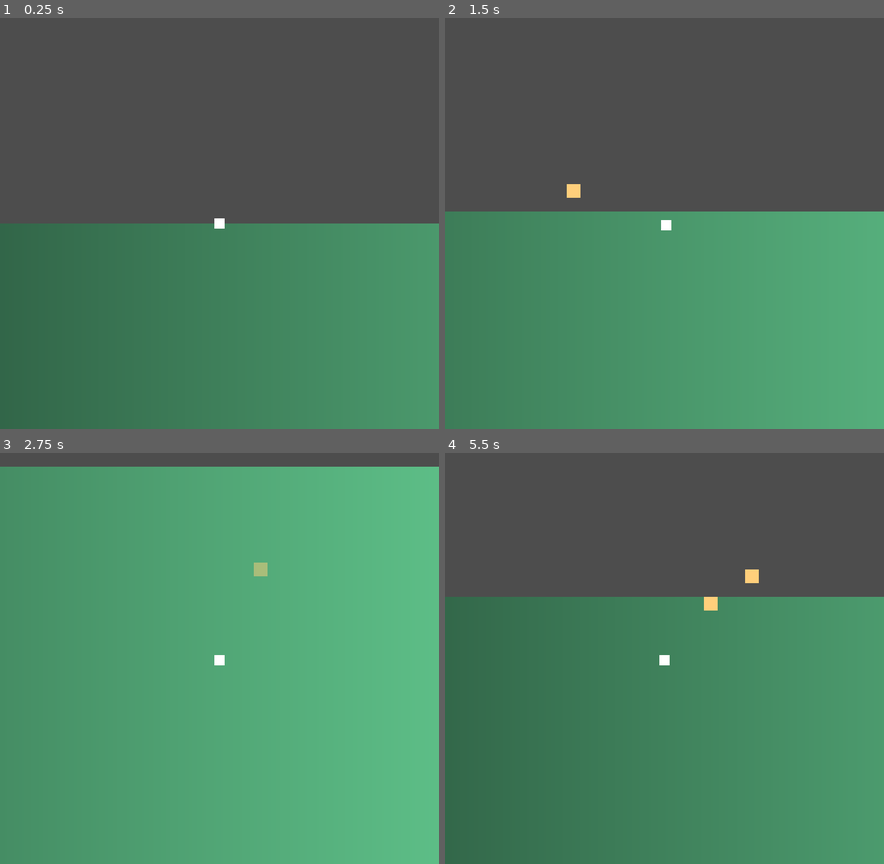
Above: before the commit, frames 1-4 (two rows, left to right).
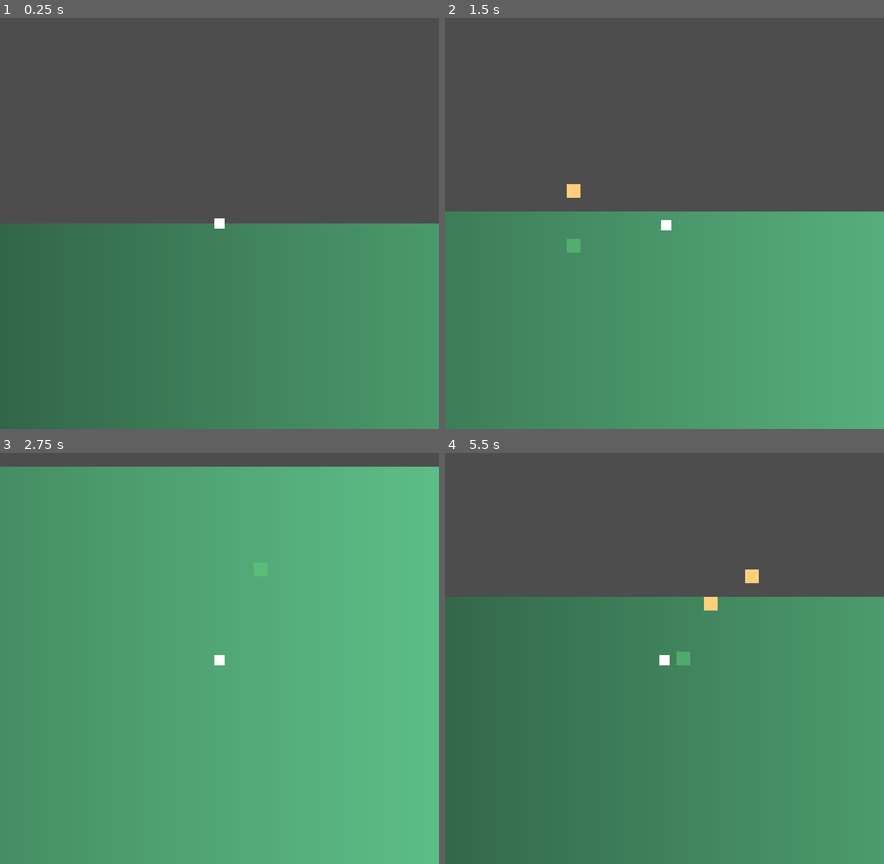
Above: after the commit, the same moments.

Repository: TylerPelaez/pixel-game-jam
Game: Godot game, scene res://Scenes/TestScene.tscn
Same seed, same stepped clock (60 frames per second), same inputs: the game is played once before the commit and once after it.
Inputs (mouse positions are in pixels of both pictures, inside the frame that each line leads up to):
- Up to frame 1 (0.25 s): no input
- Up to frame 2 (1.5 s): tap Enter at 0.5 s; move the mouse to (761, 202) at 0.52 s; hold Right (ui_right) 0.53-1.28 s; hold 1 (Place Trap 1) 0.53-1.28 s; click (761, 202) at 0.67 s; tap 2 (Place Trap 2, bound only after the commit) at 0.8, 1.35 s; move the mouse to (576, 244) at 1.27 s; hold Down (ui_down) from 1.28 s (still down)
- Up to frame 3 (2.75 s): tap 1 (Place Trap 1) at 1.55 s; move the mouse to (263, 568) at 2.02 s; release Down (ui_down) at 2.03 s; hold Right (ui_right) from 2.03 s (still down); hold 1 (Place Trap 1) from 2.03 s (still down); tap 2 (Place Trap 2, bound only after the commit) at 2.3 s
- Up to frame 4 (5.5 s): move the mouse to (642, 740) at 2.77 s; release Right (ui_right) at 2.78 s; release 1 (Place Trap 1) at 2.78 s; hold Up (ui_up) 2.78-3.53 s; tap 2 (Place Trap 2, bound only after the commit) at 2.85, 3.8, 4.35, 5.3 s; click (642, 740) at 2.92 s; tap 1 (Place Trap 1) at 3.05, 4.55 s; move the mouse to (796, 720) at 3.52 s; hold 1 (Place Trap 1) 3.53-4.28 s; hold Left (ui_left) 3.53-5.03 s; move the mouse to (532, 596) at 4.27 s; move the mouse to (686, 658) at 5.02 s; hold Down (ui_down) from 5.03 s (still down); hold 1 (Place Trap 1) from 5.03 s (still down); click (686, 658) at 5.17 s

The runs differ from the first frame. In frame 2, 0.1% of the frame differs, in the area x 27-31%, y 53-58%; in frame 3, 0.1%; in frame 4, 0.1%.

Commit message:
Add Melee Trap

Diff:
--- /dev/null
+++ b/Player/Traps/MeleeTrap.gd
@@ -0,0 +1,17 @@
+extends Trap
+
+@onready var shape_cast: ShapeCast2D = $ShapeCast2D
+@onready var animation_player: AnimationPlayer = $AnimationPlayer
+
+# Implement in children
+func attack() -> void:
+	super.attack()
+	animation_player.play(&"Attack")
+
+func should_attack() -> bool:
+	if super.should_attack():
+		# Do collision check in radius around
+		shape_cast.force_shapecast_update()
+		return shape_cast.is_colliding()
+	else:
+		return false
--- /dev/null
+++ b/Player/Traps/MeleeTrap.tscn
@@ -0,0 +1,117 @@
+[gd_scene load_steps=11 format=3 uid="uid://cngny766lomx0"]
+
+[ext_resource type="PackedScene" uid="uid://bwr11fohp87hh" path="res://Player/Traps/Trap.tscn" id="1_3u2ys"]
+[ext_resource type="Script" path="res://Player/Traps/MeleeTrap.gd" id="2_252ls"]
+[ext_resource type="Texture2D" uid="uid://dea0p2bq04f6l" path="res://Textures/Test/MeleeTrapActive.png" id="3_0qbp5"]
+[ext_resource type="Texture2D" uid="uid://cr0df0oy1wyrc" path="res://Textures/Test/White8.png" id="4_4opem"]
+[ext_resource type="PackedScene" uid="uid://cvk3t6e3yov1" path="res://Overlap/Hitbox.tscn" id="5_2hdbk"]
+
+[sub_resource type="CircleShape2D" id="CircleShape2D_1m3yo"]
+radius = 12.0
+
+[sub_resource type="Animation" id="Animation_07ym6"]
+resource_name = "Attack"
+length = 0.5
+tracks/0/type = "value"
+tracks/0/imported = false
+tracks/0/enabled = true
+tracks/0/path = NodePath("Sprite2D:texture")
+tracks/0/interp = 1
+tracks/0/loop_wrap = true
+tracks/0/keys = {
+"times": PackedFloat32Array(0, 0.1, 0.2, 0.3, 0.4, 0.5),
+"transitions": PackedFloat32Array(1, 1, 1, 1, 1, 1),
+"update": 1,
+"values": [ExtResource("3_0qbp5"), ExtResource("4_4opem"), ExtResource("3_0qbp5"), ExtResource("4_4opem"), ExtResource("3_0qbp5"), ExtResource("4_4opem")]
+}
+tracks/1/type = "value"
+tracks/1/imported = false
+tracks/1/enabled = true
+tracks/1/path = NodePath("Hitbox/CollisionShape2D:disabled")
+tracks/1/interp = 1
+tracks/1/loop_wrap = true
+tracks/1/keys = {
+"times": PackedFloat32Array(0, 0.5),
+"transitions": PackedFloat32Array(1, 1),
+"update": 1,
+"values": [false, true]
+}
+tracks/2/type = "method"
+tracks/2/imported = false
+tracks/2/enabled = true
+tracks/2/path = NodePath(".")
+tracks/2/interp = 1
+tracks/2/loop_wrap = true
+tracks/2/keys = {
+"times": PackedFloat32Array(0.5),
+"transitions": PackedFloat32Array(1),
+"values": [{
+"args": [],
+"method": &"on_attack_finished"
+}]
+}
+
+[sub_resource type="Animation" id="Animation_hemi8"]
+length = 0.001
+tracks/0/type = "value"
+tracks/0/imported = false
+tracks/0/enabled = true
+tracks/0/path = NodePath("Sprite2D:texture")
+tracks/0/interp = 1
+tracks/0/loop_wrap = true
+tracks/0/keys = {
+"times": PackedFloat32Array(0),
+"transitions": PackedFloat32Array(1),
+"update": 1,
+"values": [ExtResource("4_4opem")]
+}
+tracks/1/type = "value"
+tracks/1/imported = false
+tracks/1/enabled = true
+tracks/1/path = NodePath("Hitbox/CollisionShape2D:disabled")
+tracks/1/interp = 1
+tracks/1/loop_wrap = true
+tracks/1/keys = {
+"times": PackedFloat32Array(0),
+"transitions": PackedFloat32Array(1),
+"update": 1,
+"values": [true]
+}
+
+[sub_resource type="AnimationLibrary" id="AnimationLibrary_74255"]
+_data = {
+"Attack": SubResource("Animation_07ym6"),
+"RESET": SubResource("Animation_hemi8")
+}
+
+[sub_resource type="CircleShape2D" id="CircleShape2D_44vhq"]
+radius = 12.0
+
+[node name="MeleeTrap" instance=ExtResource("1_3u2ys")]
+script = ExtResource("2_252ls")
+
+[node name="Sprite2D" parent="." index="0"]
+modulate = Color(0.388235, 0.811765, 0.482353, 1)
+
+[node name="ShapeCast2D" type="ShapeCast2D" parent="." index="3"]
+shape = SubResource("CircleShape2D_1m3yo")
+target_position = Vector2(0, 0)
+collision_mask = 16
+collide_with_areas = true
+collide_with_bodies = false
+
+[node name="AnimationPlayer" type="AnimationPlayer" parent="." index="4"]
+libraries = {
+"": SubResource("AnimationLibrary_74255")
+}
+
+[node name="Hitbox" parent="." index="5" instance=ExtResource("5_2hdbk")]
+collision_layer = 128
+collision_mask = 16
+damage = 2
+
+[node name="CollisionShape2D" parent="Hitbox" index="0"]
+shape = SubResource("CircleShape2D_44vhq")
+disabled = true
+
+[editable path="Hitbox"]
--- /dev/null
+++ b/Player/Traps/MeleeTrapStandin.tscn
@@ -0,0 +1,10 @@
+[gd_scene load_steps=3 format=3 uid="uid://gvo1yvogxxak"]
+
+[ext_resource type="PackedScene" uid="uid://bcruqu6j56sxy" path="res://Player/Traps/TrapStandin.tscn" id="1_vol7i"]
+[ext_resource type="PackedScene" uid="uid://cngny766lomx0" path="res://Player/Traps/MeleeTrap.tscn" id="2_ieenl"]
+
+[node name="MeleeTrapStandin" instance=ExtResource("1_vol7i")]
+real_trap = ExtResource("2_ieenl")
+
+[node name="Sprite2D" parent="." index="0"]
+modulate = Color(0.388235, 0.811765, 0.482353, 0.498039)
--- a/Player/Traps/Trap.gd
+++ b/Player/Traps/Trap.gd
@@ -1,11 +1,24 @@
 extends Node2D
+class_name Trap
 
+@export var attack_capable: bool = true
+@export var attack_cooldown: float = 1.0
+@onready var attack_cooldown_timer: Timer = $AttackCooldownTimer
 
-# Called when the node enters the scene tree for the first time.
-func _ready():
-	pass # Replace with function body.
-
+var is_attacking := false
 
 # Called every frame. 'delta' is the elapsed time since the previous frame.
 func _process(delta):
-	pass
+	if should_attack():
+		attack()
+
+# Implement in children
+func attack() -> void:
+	is_attacking = true
+
+func should_attack() -> bool:
+	return !is_attacking && attack_cooldown_timer.time_left <= 0
+
+func on_attack_finished():
+	attack_cooldown_timer.start(attack_cooldown)
+	is_attacking = false
--- a/Player/Traps/Trap.tscn
+++ b/Player/Traps/Trap.tscn
@@ -19,3 +19,6 @@
 
 [node name="CollisionShape2D" type="CollisionShape2D" parent="StaticBody2D"]
 shape = SubResource("RectangleShape2D_difry")
+
+[node name="AttackCooldownTimer" type="Timer" parent="."]
+one_shot = true
--- a/Scenes/GridController.gd
+++ b/Scenes/GridController.gd
@@ -1,6 +1,7 @@
 extends Node2D
 
-@export var trap_placement_prefab: PackedScene
+@export var trap_placement_prefab_1: PackedScene
+@export var trap_placement_prefab_2: PackedScene
 @export var GRID_SIZE_PIXELS: int = 8
 
 enum State {
@@ -24,13 +25,15 @@
 
 func _input(event):
 	if state == State.DEFAULT and event.is_action_pressed("Place Trap 1"):
-		start_placing()
+		start_placing(trap_placement_prefab_1)
+	elif state == State.DEFAULT and event.is_action_pressed("Place Trap 2"):
+		start_placing(trap_placement_prefab_2)
 
 	if state == State.PLACING and event is InputEventMouseButton:
 		if event.button_index == MOUSE_BUTTON_LEFT and event.pressed:
 			place_trap(trap_placement_instance, snap_to_grid(get_global_mouse_position()))
 
-func start_placing():
+func start_placing(trap_placement_prefab: PackedScene):
 	state = State.PLACING
 	trap_placement_instance = trap_placement_prefab.instantiate()
 	get_tree().root.add_child.call_deferred(trap_placement_instance)
--- a/Scenes/GridController.tscn
+++ b/Scenes/GridController.tscn
@@ -1,8 +1,10 @@
-[gd_scene load_steps=3 format=3 uid="uid://bpc4qn3bix2nh"]
+[gd_scene load_steps=4 format=3 uid="uid://bpc4qn3bix2nh"]
 
 [ext_resource type="Script" path="res://Scenes/GridController.gd" id="1_d6soy"]
 [ext_resource type="PackedScene" uid="uid://bcruqu6j56sxy" path="res://Player/Traps/TrapStandin.tscn" id="2_ndrmh"]
+[ext_resource type="PackedScene" uid="uid://gvo1yvogxxak" path="res://Player/Traps/MeleeTrapStandin.tscn" id="3_h5fbk"]
 
 [node name="GridController" type="Node2D"]
 script = ExtResource("1_d6soy")
-trap_placement_prefab = ExtResource("2_ndrmh")
+trap_placement_prefab_1 = ExtResource("2_ndrmh")
+trap_placement_prefab_2 = ExtResource("3_h5fbk")
--- a/project.godot
+++ b/project.godot
@@ -58,6 +58,11 @@
 "events": [Object(InputEventKey,"resource_local_to_scene":false,"resource_name":"","device":-1,"window_id":0,"alt_pressed":false,"shift_pressed":false,"ctrl_pressed":false,"meta_pressed":false,"pressed":false,"keycode":0,"physical_keycode":49,"key_label":0,"unicode":49,"echo":false,"script":null)
 ]
 }
+"Place Trap 2"={
+"deadzone": 0.5,
+"events": [Object(InputEventKey,"resource_local_to_scene":false,"resource_name":"","device":-1,"window_id":0,"alt_pressed":false,"shift_pressed":false,"ctrl_pressed":false,"meta_pressed":false,"pressed":false,"keycode":0,"physical_keycode":50,"key_label":0,"unicode":50,"echo":false,"script":null)
+]
+}
 
 [layer_names]
 
@@ -74,5 +79,5 @@
 
 renderer/rendering_method="gl_compatibility"
 renderer/rendering_method.mobile="gl_compatibility"
+textures/lossless_compression/force_png=true
 2d/snap/snap_2d_transforms_to_pixel=true
-2d/snap/snap_2d_vertices_to_pixel=true
Binary file added: Textures/Test/MeleeTrapActive.png
Not shown, added: Textures/Test/MeleeTrapActive.png.import
